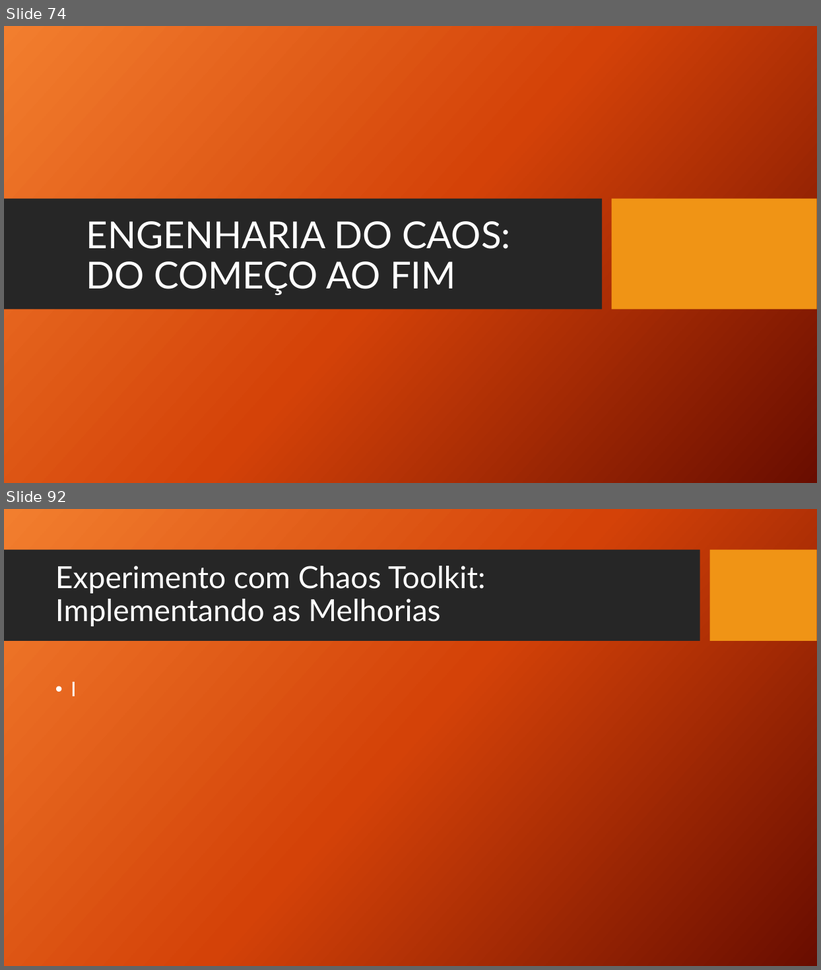
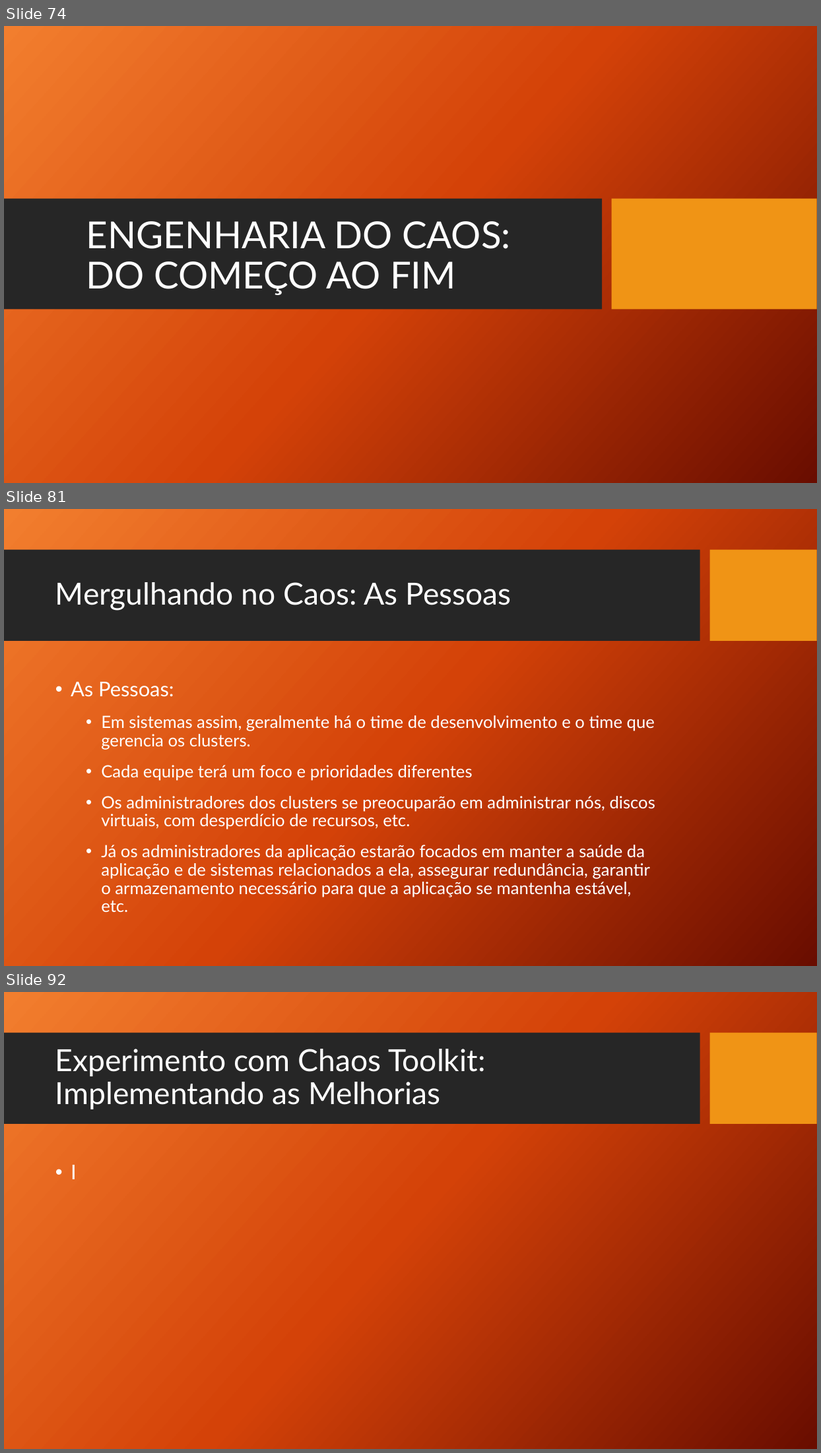
Before and after one commit to TCC-Chaos-Engineering/docs-chaos-engineering, a slide deck: docs/Chaos Engineering - Das Hipoteses aos Testes.pptx. Shown one above the other, each under a label of ours: slides 74 and 92 before the commit, slides 74, 81 and 92 after it; the slides between them are not shown. The pictures are 821x970 and 821x1453 pixels, drawn with LibreOffice and Linux fonts; fonts in the diff are those of the drawing; background and template pictures are left out. Boxes give left, top, right and bottom in pixels: in the first picture for what was removed or moved away, otherwise in the second. Text is boxed around its words. In the diff, an @@ line names an element or a change of style, - is before the commit and + after.

Commit message:
Adicionado Pessoas, Práticas e Processos

```diff
--- a/docs/Chaos Engineering - Das Hipoteses aos Testes.pptx
+++ b/docs/Chaos Engineering - Das Hipoteses aos Testes.pptx
@@ slide 81 added at box(4, 509, 817, 966), background picture (left out); not listed: 2 template elements that a slide beside it also shows @@
@@ title added at box(55, 582, 512, 611), 36 pt, text #FFFFFF @@
+Mergulhando no Caos: As Pessoas
@@ text added at box(71, 682, 655, 912), 20 pt, text #FFFFFF @@
+• As Pessoas:
+  • Em sistemas assim, geralmente há o time de desenvolvimento e o time que gerencia os clusters.
+  • Cada equipe terá um foco e prioridades diferentes
+  • Os administradores dos clusters se preocuparão em administrar nós, discos virtuais, com desperdício de recursos, etc.
+  • Já os administradores da aplicação estarão focados em manter a saúde da aplicação e de sistemas relacionados a ela, assegurar redundância, garantir o armazenamento necessário para que a aplicação se mantenha estável, etc.
```
Also in this commit, not shown: 12 slides changed, 4 other slides added, 5 slides removed.
